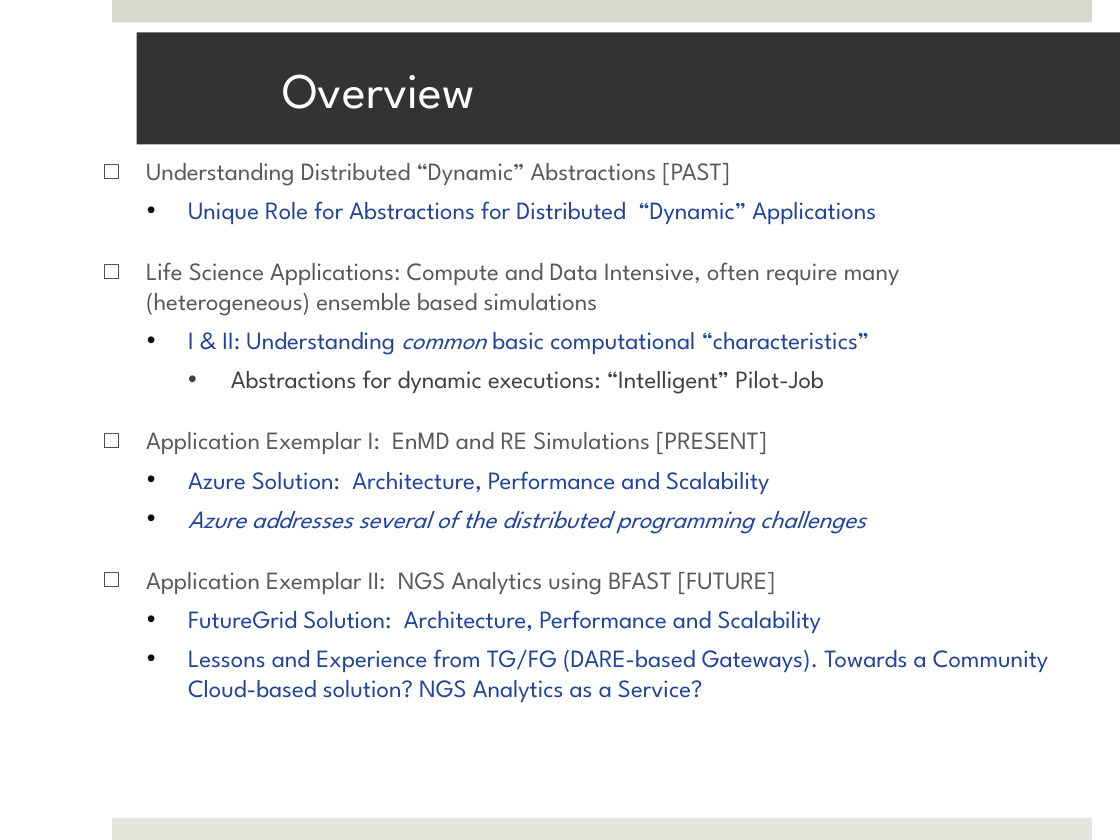
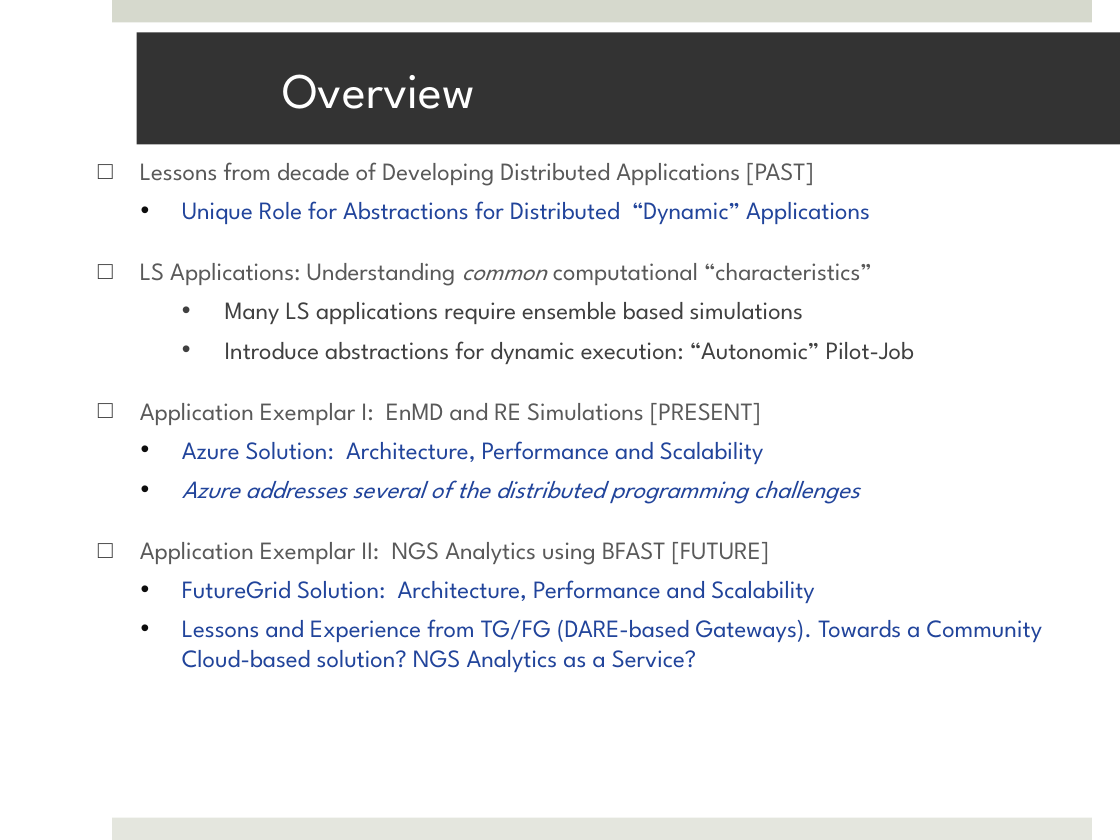
Before and after one commit to saga-project/saga-cpp-legacy-projects, a slide deck: slide 2 of saga-talks/abstractions_for_ls-microsoft.pptx. Drawn at 1120x840 pixels with LibreOffice and Linux fonts; fonts in the diff are those of the drawing; background and template pictures are left out. Boxes give left, top, right and bottom in pixels: in the first picture for what was removed or moved away, otherwise in the second. Text is boxed around its words. In the diff, an @@ line names an element or a change of style, - is before the commit and + after.

```diff
--- a/saga-talks/abstractions_for_ls-microsoft.pptx
+++ b/saga-talks/abstractions_for_ls-microsoft.pptx
@@ text at bbox=[140, 162, 814, 186]: text changed @@
-□ Understanding Distributed “Dynamic” Abstractions [PAST]
+□ Lessons from decade of Developing Distributed Applications [PAST]
@@ text at bbox=[140, 263, 915, 364]: text changed; text colour #595959 to #404040 @@
-□ Life Science Applications: Compute and Data Intensive, often require many (heterogeneous) ensemble based simulations
-  • I & II: Understanding common basic computational “characteristics”
-    • Abstractions for dynamic executions: “Intelligent” Pilot-Job
+□ LS Applications: Understanding common computational “characteristics”
+    • Many LS applications require ensemble based simulations
+    • Introduce abstractions for dynamic execution: “Autonomic” Pilot-Job
```
Also in this commit, not shown: 13 other slides changed, 3 slides added, 6 slides removed.
